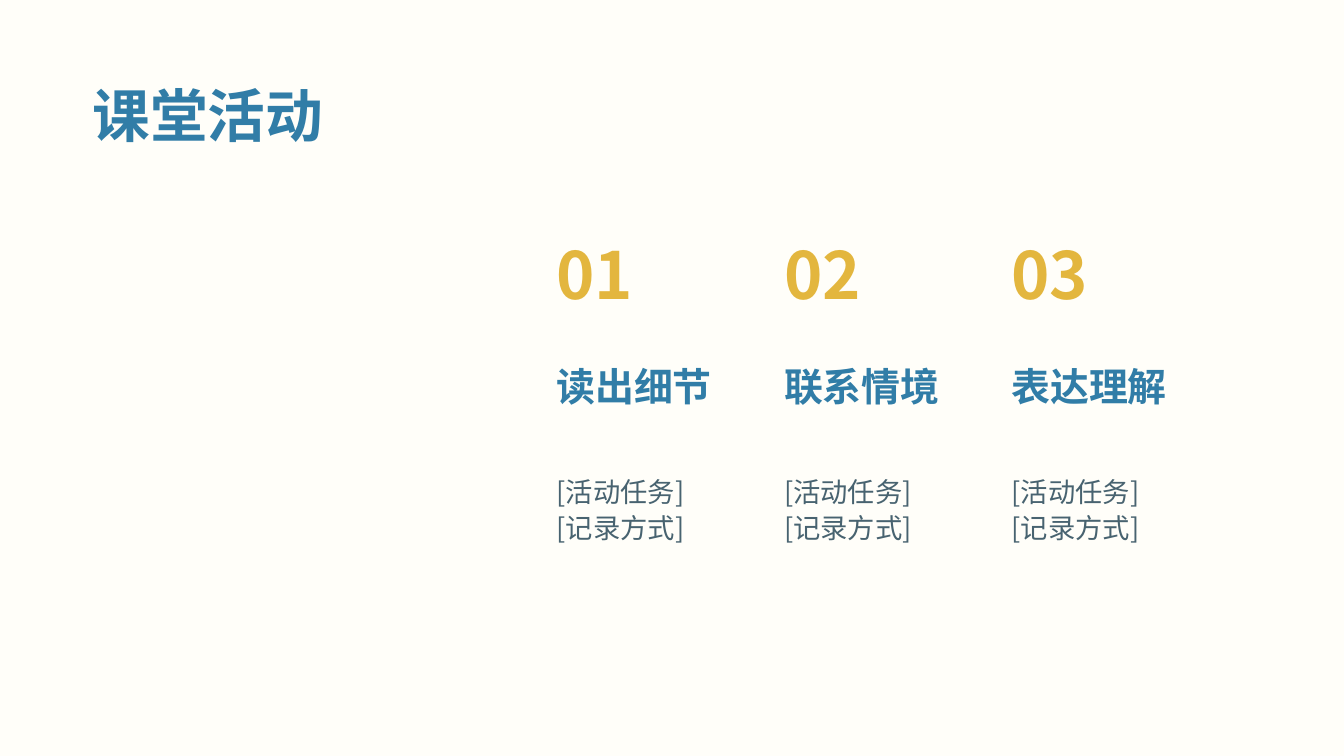
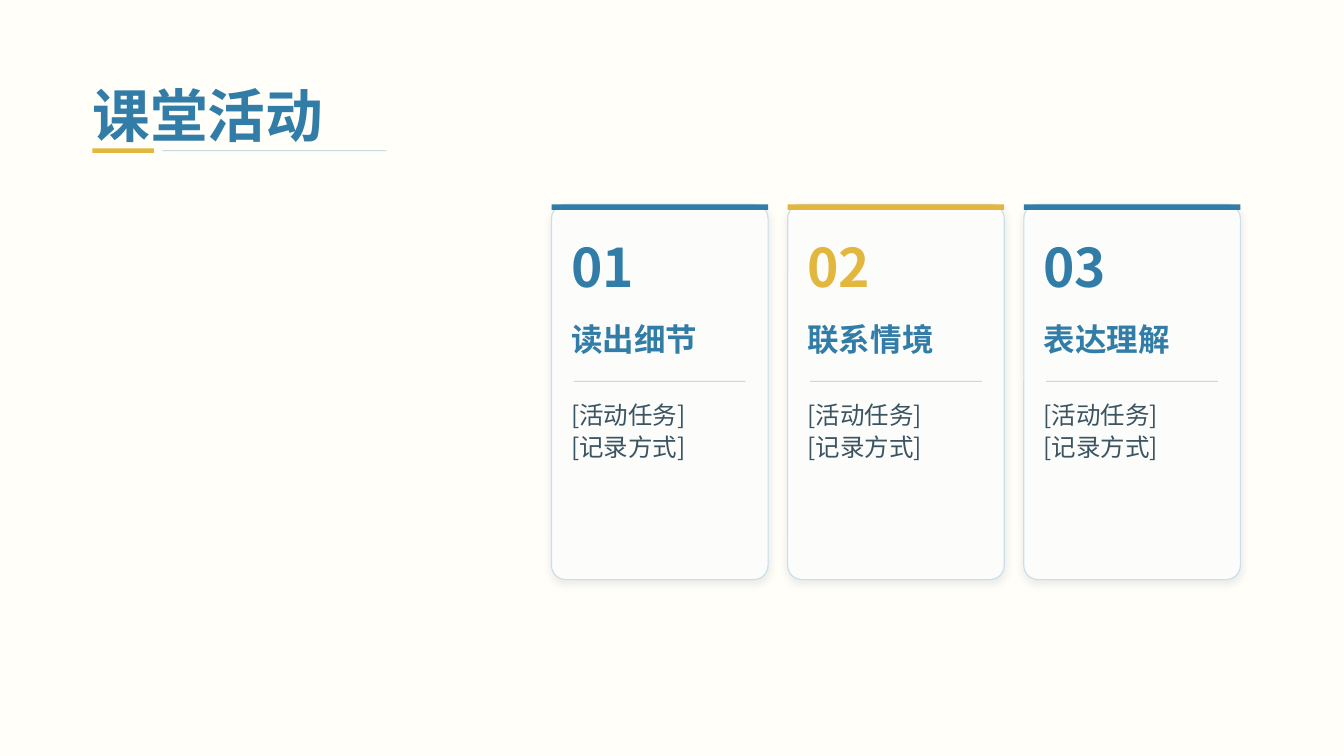
Before and after one commit to Daylily-Huang/Work-skills, a slide deck: slide 4 of skills/teacher-ppt/assets/templates/T20_湖蓝暖黄阅读.pptx. Drawn at 1344x756 pixels with LibreOffice and Linux fonts; fonts in the diff are those of the drawing; background and template pictures are left out. Boxes give left, top, right and bottom in pixels: in the first picture for what was removed or moved away, otherwise in the second. Text is boxed around its words. In the diff, an @@ line names an element or a change of style, - is before the commit and + after.

```diff
--- a/skills/teacher-ppt/assets/templates/T20_湖蓝暖黄阅读.pptx
+++ b/skills/teacher-ppt/assets/templates/T20_湖蓝暖黄阅读.pptx
@@ rectangle added at (93,148,154,152), fill #E3B63E @@
@@ rectangle added at (162,150,386,151), fill #317DA7 at 28% opacity @@
@@ rounded rectangle added at (552,205,768,580), fill #FFFFFF at 88% opacity, outline #C8DEE9 0.8 pt @@
@@ rectangle added at (552,205,768,211), fill #317DA7 @@
@@ rounded rectangle added at (787,205,1004,580), fill #FFFFFF at 88% opacity, outline #C8DEE9 0.8 pt @@
@@ rectangle added at (787,205,1004,211), fill #E3B63E @@
@@ rounded rectangle added at (1024,205,1241,580), fill #FFFFFF at 88% opacity, outline #C8DEE9 0.8 pt @@
@@ rectangle added at (1024,205,1241,211), fill #317DA7 @@
@@ text "01": place and size @@
-text "01" at (556,250,633,300)
+text "01" at (571,247,634,288)
@@ text "01" at (571,247,634,288): size 46.5 to 38 pt, text colour #E3B63E to #317DA7 @@
@@ text "02": place and size @@
-text "02" at (784,250,861,300)
+text "02" at (807,247,870,288)
@@ text "02" at (807,247,870,288): size 46.5 to 38 pt @@
@@ text "03" at (1043,247,1106,288): size 46.5 to 38 pt, text colour #E3B63E to #317DA7 @@
@@ text "03": place and size @@
-text "03" at (1011,250,1088,300)
+text "03" at (1043,247,1106,288)
@@ text "读出细节": place and size @@
-text "读出细节" at (556,368,711,405)
+text "读出细节" at (571,324,697,354)
@@ text "联系情境": place and size @@
-text "联系情境" at (784,367,939,405)
+text "联系情境" at (807,324,933,354)
@@ size 27.8 to 22.5 pt in 3 elements at (571,324,697,354), (807,324,933,354), (1043,324,1169,354) @@
@@ text "表达理解": place and size @@
-text "表达理解" at (1011,368,1166,405)
+text "表达理解" at (1043,324,1169,354)
@@ rectangle added at (574,381,745,382), fill #C2DCE7 @@
@@ rectangle added at (811,381,982,382), fill #C2DCE7 @@
@@ rectangle added at (1047,381,1218,382), fill #C2DCE7 @@
@@ text "[活动任务]": place and size @@
-text "[活动任务]" at (556,479,684,543)
+text "[活动任务]" at (571,403,686,460)
@@ text "[活动任务]": place and size @@
-text "[活动任务]" at (784,479,912,543)
+text "[活动任务]" at (807,403,922,460)
@@ size 19.5 to 17.5 pt, text colour #486370 to #3B5461; vertical alignment middle to top in 3 elements at (571,403,686,460), (807,403,922,460), (1043,403,1158,460) @@
@@ text "[活动任务]": place and size @@
-text "[活动任务]" at (1011,479,1139,543)
+text "[活动任务]" at (1043,403,1158,460)
```
Also in this commit, not shown: 4 other slides changed, 23 other files.
